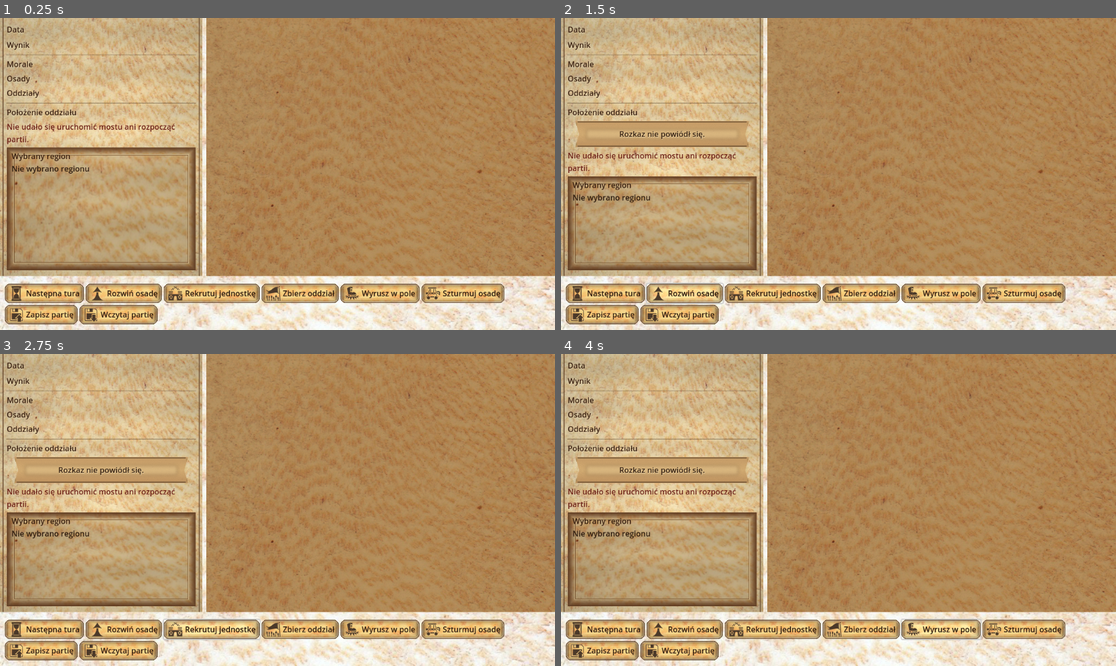
Above: before the commit, frames 1-4 (two rows, left to right).
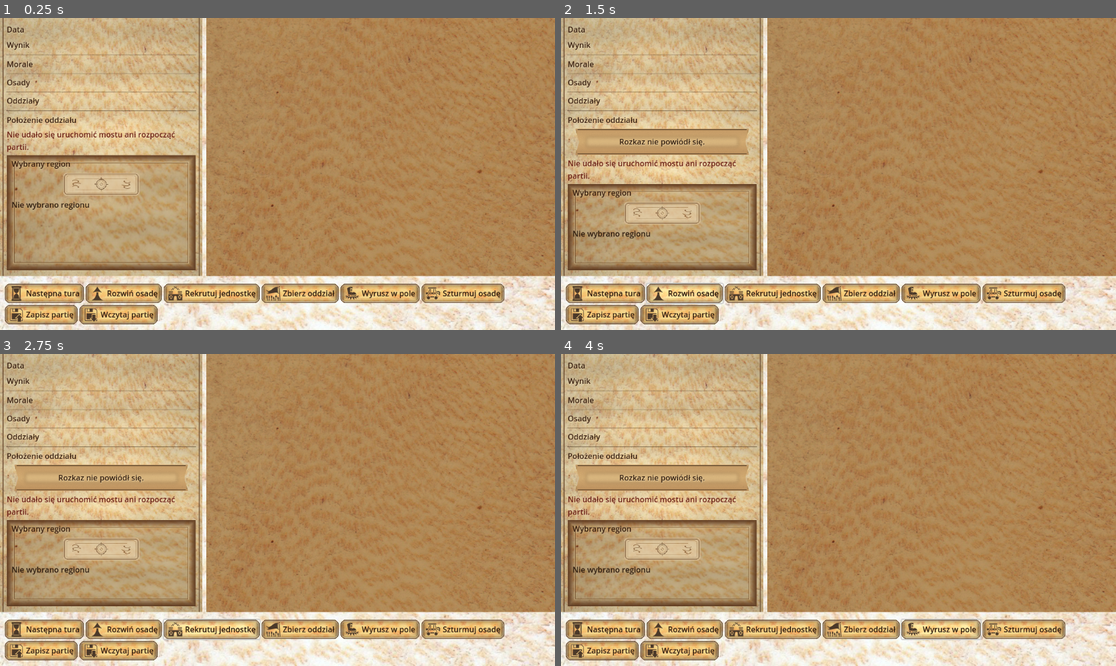
Above: after the commit, the same moments.

Repository: sochiera/total-battle-brothers-for-wesnoth
Game: Godot game, scene res://scenes/main.tscn
Two runs of this game, one before a commit and one after it. Both use one fixed random seed, a clock stepped at 60 frames per second and the inputs below.
Inputs:
- Up to frame 1 (0.25 s): no input
- Up to frame 2 (1.5 s): click "Następna tura" at 0.5 s; click "Rozwiń osadę" at 1.25 s
- Up to frame 3 (2.75 s): click "Rekrutuj jednostkę" at 2 s
- Up to frame 4 (4 s): click "Zbierz oddział" at 2.75 s; click "Wyrusz w pole" at 3.5 s

The runs differ from the first frame. In frame 1, 4.7% of the frame differs, in the area x 1-36%, y 18-73%; in frame 2, 6.7%, in the area x 1-36%, y 18-76%; in frame 3, 6.7%; in frame 4, 6.7%.

Commit message:
feat: G105.1d [GRAFIKA] — panel wyboru i karta statusu bez dominującej pustki

Diff:
--- a/game/scenes/main.tscn
+++ b/game/scenes/main.tscn
@@ -9,6 +9,7 @@
 [ext_resource type="Texture2D" path="res://assets/battle_result_banner.png" id="16_battle_result_banner"]
 [ext_resource type="Texture2D" path="res://assets/order_status_banner.png" id="17_order_status_banner"]
 [ext_resource type="Texture2D" path="res://assets/order_bar_background.png" id="15_order_bar_background"]
+[ext_resource type="Texture2D" path="res://assets/selected_region_empty_ornament.png" id="18_selected_region_empty_ornament"]
 [ext_resource type="Texture2D" path="res://assets/icon_next_turn.png" id="5_next_turn_icon"]
 [ext_resource type="Texture2D" path="res://assets/icon_develop.png" id="6_develop_icon"]
 [ext_resource type="Texture2D" path="res://assets/icon_recruit.png" id="7_recruit_icon"]
@@ -174,6 +175,11 @@
 theme_override_constants/shadow_offset_x = 1
 theme_override_constants/shadow_offset_y = 1
 
+[node name="StatusMoraleSettlementsSeparator" type="HSeparator" parent="MainLayout/ContentRow/StatusControls/StatusCardContent"]
+layout_mode = 2
+theme_override_constants/separation = 2
+modulate = Color(0.42, 0.28, 0.14, 0.4)
+
 [node name="SettlementsRow" type="HBoxContainer" parent="MainLayout/ContentRow/StatusControls/StatusCardContent"]
 layout_mode = 2
 theme_override_constants/separation = 8
@@ -197,6 +203,11 @@
 theme_override_colors/font_shadow_color = Color(0.95, 0.88, 0.72, 0.45)
 theme_override_constants/shadow_offset_x = 1
 theme_override_constants/shadow_offset_y = 1
+
+[node name="StatusSettlementsPartiesSeparator" type="HSeparator" parent="MainLayout/ContentRow/StatusControls/StatusCardContent"]
+layout_mode = 2
+theme_override_constants/separation = 2
+modulate = Color(0.42, 0.28, 0.14, 0.4)
 
 [node name="PartiesRow" type="HBoxContainer" parent="MainLayout/ContentRow/StatusControls/StatusCardContent"]
 layout_mode = 2
@@ -332,6 +343,16 @@
 theme_override_colors/font_color = Color(0.22, 0.12, 0.06, 1)
 theme_override_font_sizes/font_size = 16
 text = "Wybrany region"
+
+[node name="SelectedRegionEmptyOrnament" type="TextureRect" parent="MainLayout/ContentRow/StatusControls/StatusCardContent/SelectedRegionPanel/SelectedRegionContent"]
+unique_name_in_owner = true
+custom_minimum_size = Vector2(0, 56)
+layout_mode = 2
+size_flags_horizontal = 3
+texture = ExtResource("18_selected_region_empty_ornament")
+expand_mode = 1
+stretch_mode = 5
+mouse_filter = 2
 
 [node name="SelectedRegionEmptyLabel" type="Label" parent="MainLayout/ContentRow/StatusControls/StatusCardContent/SelectedRegionPanel/SelectedRegionContent"]
 unique_name_in_owner = true
--- a/game/scripts/main.gd
+++ b/game/scripts/main.gd
@@ -22,6 +22,8 @@
 # G102.1c: textured frame for the selection readout (not StyleBoxFlat).
 const SELECTED_REGION_PANEL_NODE := "SelectedRegionPanel"
 const SELECTED_REGION_PANEL_RES := "res://assets/selected_region_panel.png"
+# G105.1d: empty-state ornament inside the parchment carrier (not text alone).
+const SELECTED_REGION_EMPTY_ORNAMENT_RES := "res://assets/selected_region_empty_ornament.png"
 # G103.1a: parchment plate for order-bar buttons (not residual StyleBoxFlat).
 const ORDER_BUTTON_PANEL_RES := "res://assets/order_button_panel.png"
 const ORDER_BUTTON_MODULATE_NORMAL := Color(0.96, 0.88, 0.72, 1.0)
@@ -88,6 +90,20 @@
 	panel.add_theme_stylebox_override(
 		"panel", _make_selected_region_panel_style(texture)
 	)
+	_ensure_selected_region_empty_ornament()
+
+
+func _ensure_selected_region_empty_ornament() -> void:
+	## Keep empty-state TextureRect wired to the credited ornament asset so a
+	## missing scene texture cannot leave a pure text plate (G105.1d).
+	var ornament := get_node_or_null("%SelectedRegionEmptyOrnament") as TextureRect
+	if ornament == null:
+		return
+	if ornament.texture == null:
+		ornament.texture = load(SELECTED_REGION_EMPTY_ORNAMENT_RES) as Texture2D
+	ornament.expand_mode = TextureRect.EXPAND_IGNORE_SIZE
+	ornament.stretch_mode = TextureRect.STRETCH_KEEP_ASPECT_CENTERED
+	ornament.mouse_filter = Control.MOUSE_FILTER_IGNORE
 
 
 func _make_selected_region_panel_style(texture: Texture2D) -> StyleBoxTexture:
@@ -344,9 +360,10 @@
 
 func apply_model(model: SnapshotModel) -> void:
 	_current_regions = model.regions
-	# Status card hierarchy (G101.1c): label+value rows with separators, not a
-	# text wall. Visible ResultLabel / PlayerPartyPositionLabel hold value cells
-	# only; ResultContractLabel / PartyPositionContractLabel / PlayerDuchyStatusLabel
+	# Status card hierarchy (G101.1c + G105.1d): label+value rows with major-group
+	# and dense duchy-row HSeparators, not a text wall or bare metric triple.
+	# Visible ResultLabel / PlayerPartyPositionLabel hold value cells only;
+	# ResultContractLabel / PartyPositionContractLabel / PlayerDuchyStatusLabel
 	# keep historical full probe strings as hidden mirrors.
 	_apply_status_card(model)
 	_update_selected_region_panel(model.regions)
@@ -457,20 +474,26 @@
 		%SelectedRegionArmyLabel,
 	]
 	var details_mirror: Label = %SelectedRegionDetailsLabel
-	var empty_label: Label = %SelectedRegionEmptyLabel
 
 	if selected_region.is_empty():
-		empty_label.text = SELECTED_REGION_EMPTY_PL
-		empty_label.visible = true
+		_set_selected_region_empty_visuals(true)
 		_set_selected_region_detail_rows(detail_rows, [])
 		details_mirror.text = SELECTED_REGION_EMPTY_PL
 		return
 
 	var row_texts: Array[String] = _selected_region_detail_row_texts(selected_region)
-	empty_label.text = ""
-	empty_label.visible = false
+	_set_selected_region_empty_visuals(false)
 	_set_selected_region_detail_rows(detail_rows, row_texts)
 	details_mirror.text = "\n".join(row_texts)
+
+
+func _set_selected_region_empty_visuals(is_empty: bool) -> void:
+	## Empty state: Polish message + credited ornament; selected state hides both.
+	var empty_label: Label = %SelectedRegionEmptyLabel
+	var empty_ornament: TextureRect = %SelectedRegionEmptyOrnament
+	empty_label.text = SELECTED_REGION_EMPTY_PL if is_empty else ""
+	empty_label.visible = is_empty
+	empty_ornament.visible = is_empty
 
 
 func _selected_region_detail_row_texts(selected_region: Dictionary) -> Array[String]:
--- a/game/tests/scene_bind_probe.gd
+++ b/game/tests/scene_bind_probe.gd
@@ -102,6 +102,7 @@
 		"region_names": region_names,
 		"status_card_labels": _visible_label_records(status_card),
 		"status_card_separators": _visible_separator_count(status_card),
+		"status_card_divided_row_pairs": _divided_status_row_pairs(status_card),
 	}))
 	call_deferred("quit", 0)
 
@@ -140,6 +141,36 @@
 	return count
 
 
+func _divided_status_row_pairs(status_card: Node) -> Array[String]:
+	# Report only separators whose immediate visible siblings are recognized
+	# status rows. This prevents unrelated group dividers from satisfying the
+	# row-density contract.
+	var divided_pairs: Array[String] = []
+	if status_card == null:
+		return divided_pairs
+	var children := status_card.get_children()
+	for index: int in range(1, children.size() - 1):
+		var separator: Node = children[index]
+		if not (separator is HSeparator) or not (separator as CanvasItem).visible:
+			continue
+		var before := _status_row_key(children[index - 1])
+		var after := _status_row_key(children[index + 1])
+		if not before.is_empty() and not after.is_empty():
+			divided_pairs.append("%s|%s" % [before, after])
+	return divided_pairs
+
+
+func _status_row_key(row: Node) -> String:
+	if not (row is CanvasItem) or not (row as CanvasItem).visible:
+		return ""
+	for child: Node in row.get_children():
+		if child is Label and (child as Label).visible:
+			var text := (child as Label).text.strip_edges().trim_suffix(":")
+			if text in ["Morale", "Osady", "Oddziały"]:
+				return text
+	return ""
+
+
 func _fail(message: String) -> void:
 	printerr(message)
 	call_deferred("quit", 2)
--- a/game/tests/selected_region_panel_probe.gd
+++ b/game/tests/selected_region_panel_probe.gd
@@ -247,6 +247,7 @@
 			"label_texts": _label_texts(panel),
 			"visible": panel is CanvasItem and (panel as CanvasItem).is_visible_in_tree(),
 			"background_path": background_path,
+			"visible_visual_paths": _visible_visual_paths(panel),
 		}
 
 	var titled: Label = _find_label_containing(scene_root, "Wybrany region")
@@ -259,6 +260,26 @@
 		}
 
 	return {"found": false, "carrier": "", "text": "", "visible": false}
+
+
+func _visible_visual_paths(root_node: Node) -> Array[String]:
+	# Any visible textured descendant counts, regardless of its node name or
+	# exact scene structure.
+	var paths: Array[String] = []
+	var stack: Array[Node] = [root_node]
+	while not stack.is_empty():
+		var node: Node = stack.pop_back()
+		for child: Node in node.get_children():
+			stack.append(child)
+		if not node is TextureRect:
+			continue
+		var visual := node as TextureRect
+		if not visual.is_visible_in_tree() or visual.texture == null:
+			continue
+		var path := str(visual.texture.resource_path)
+		if not path.is_empty():
+			paths.append(path)
+	return paths
 
 
 func _join_label_texts(root: Node) -> String:
Binary file added: game/assets/selected_region_empty_ornament.png
Not shown, added: game/assets/selected_region_empty_ornament.png.import
Not shown: 1 places in game/scenes/main.tscn that only renumber resources
Not shown, changed: docs/ARCHITECTURE.md
Not shown, changed: game/assets/CREDITS.md
Not shown, changed: tests/test_godot_main_scene_binding.py
Not shown, changed: tests/test_godot_selected_region_panel.py
